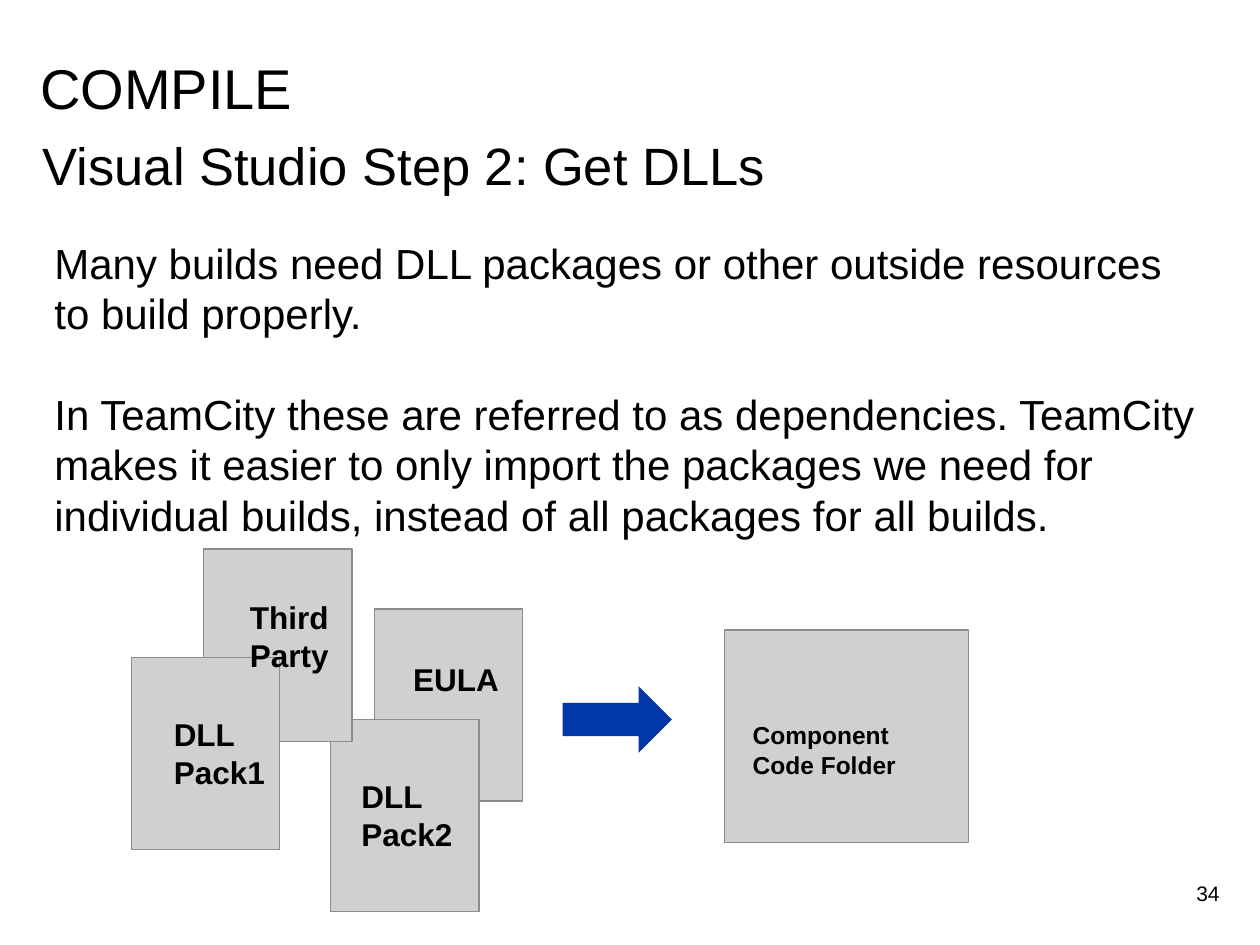
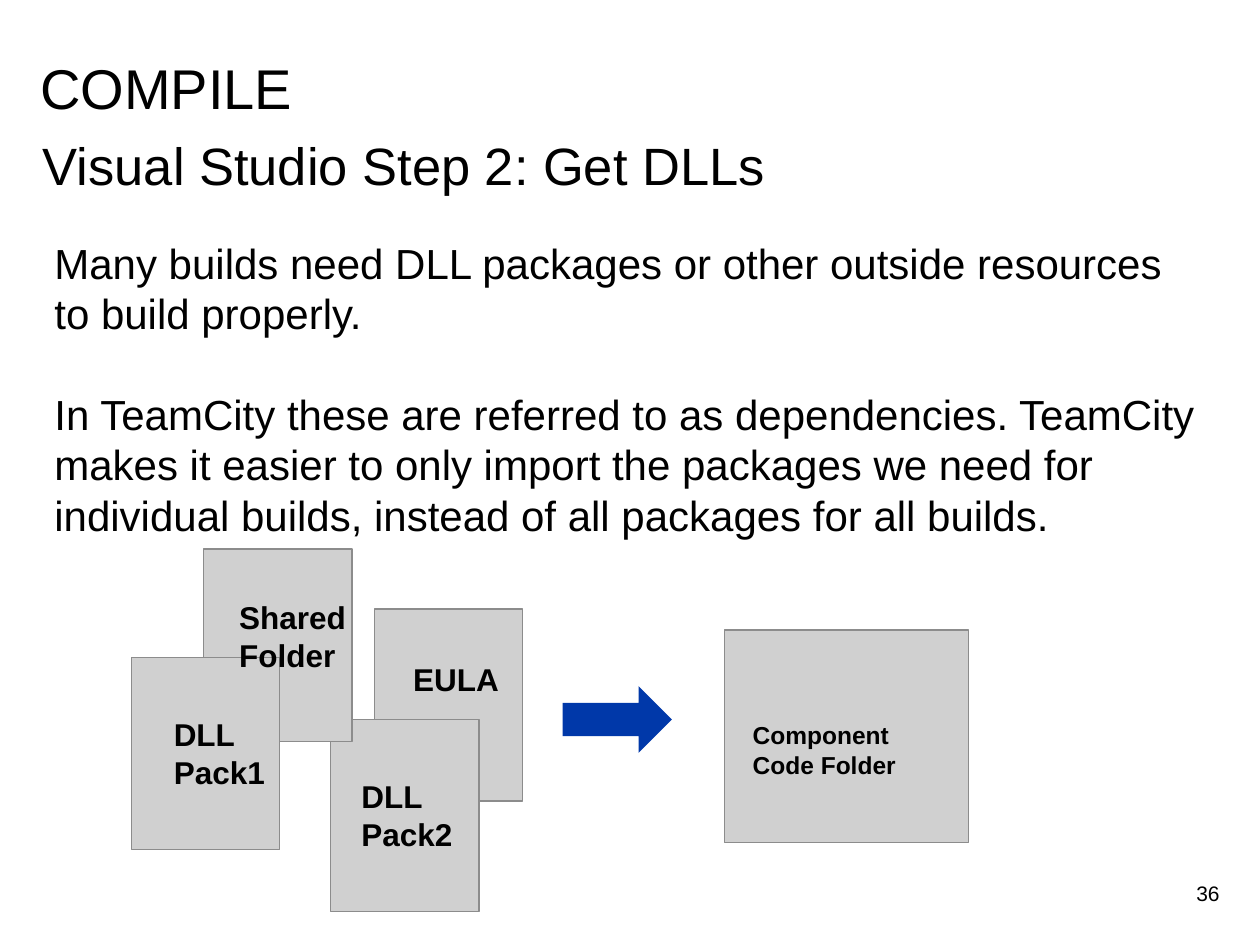
Before and after one commit to JessJustice/Prezi, a slide deck: slide 36 of Build System Overview.odp (slide 34 before the commit). Drawn at 1260x945 pixels with LibreOffice and Linux fonts; fonts in the diff are those of the drawing; grey boxes stand for pictures. Boxes give left, top, right and bottom in pixels: in the first picture for what was removed or moved away, otherwise in the second. Text is boxed around its words. In the diff, an @@ line names an element or a change of style, - is before the commit and + after.

```diff
--- a/Build System Overview.odp
+++ b/Build System Overview.odp
@@ text added at box(239, 606, 346, 673), 18 pt, text #000000, bold @@
+Shared Folder
@@ text removed at box(250, 606, 329, 673) @@
-Third Party
@@ page number at box(1196, 886, 1219, 902): text changed @@
-34
+36
```
Also in this commit, not shown: 1 other slide changed, 4 slides added, 1 slide removed.
